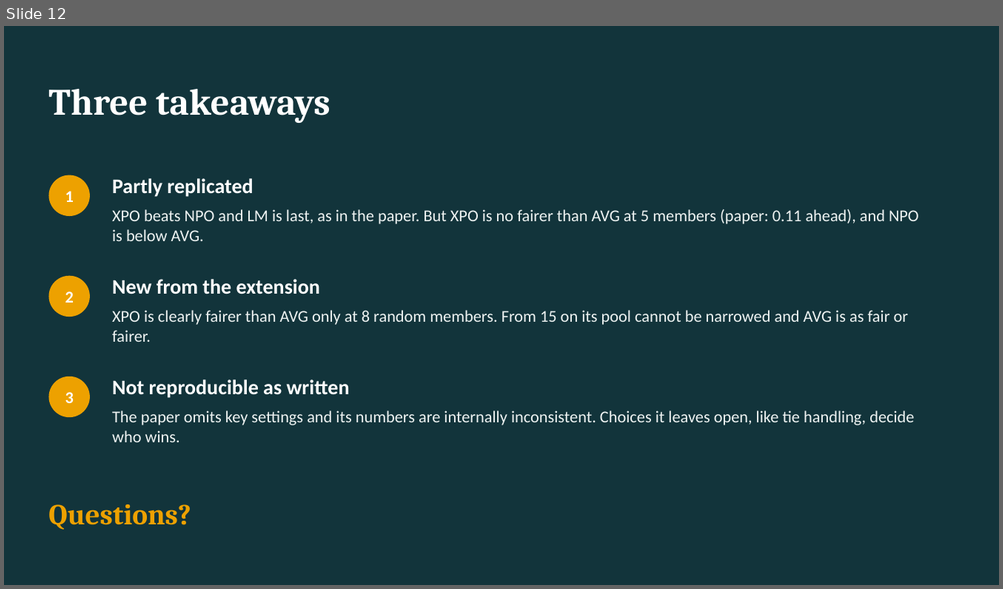
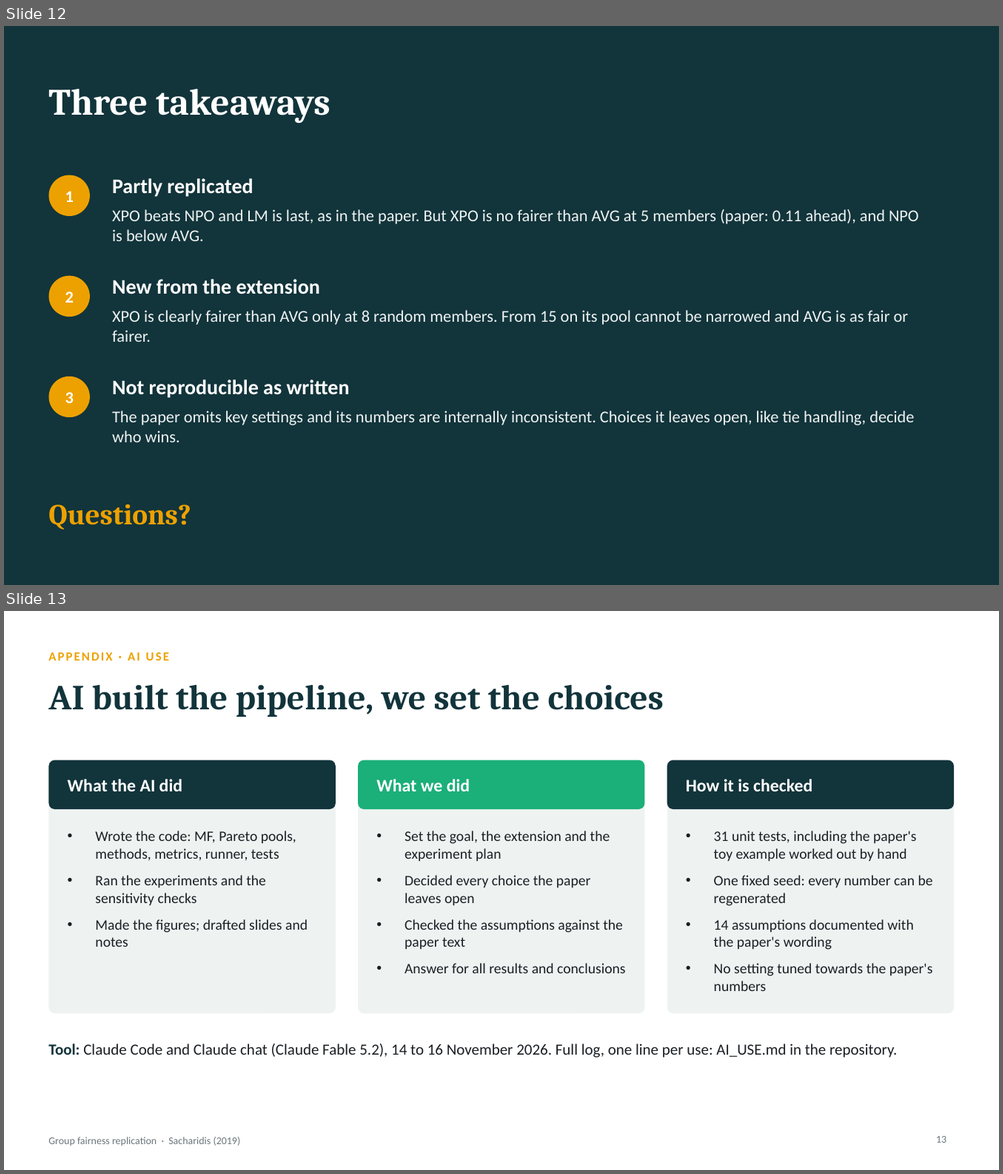
Before and after one commit to luwu5-bit/Applications-of-DataScience, a slide deck: presentation/group_fairness_presentation.pptx. Shown one above the other, each under a label of ours: slide 12 before the commit, slides 12 and 13 after it. The pictures are 1003x589 and 1003x1174 pixels, drawn with LibreOffice and Linux fonts; fonts in the diff are those of the drawing. Boxes give left, top, right and bottom in pixels: in the first picture for what was removed or moved away, otherwise in the second. Text is boxed around its words. In the diff, an @@ line names an element or a change of style, - is before the commit and + after.

```diff
--- a/presentation/group_fairness_presentation.pptx
+++ b/presentation/group_fairness_presentation.pptx
@@ slide 13 added at [4, 611, 999, 1170], background #FFFFFF @@
@@ text added at [48, 652, 169, 661], 12 pt, text #EDA100, bold @@
+APPENDIX · AI USE
@@ title added at [48, 685, 663, 717], 34 pt, text #12343B, bold @@
+AI built the pipeline, we set the choices
@@ rounded rectangle added at [48, 760, 336, 1014], fill #EEF3F2 @@
@@ rounded rectangle added at [48, 760, 336, 809], fill #12343B @@
@@ rounded rectangle added at [358, 760, 644, 1014], fill #EEF3F2 @@
@@ rounded rectangle added at [358, 760, 644, 809], fill #1BAF7A @@
@@ rounded rectangle added at [667, 760, 954, 1014], fill #EEF3F2 @@
@@ rounded rectangle added at [667, 760, 954, 809], fill #12343B @@
@@ text added at [68, 779, 182, 792], 17 pt, text #FFFFFF, bold @@
+What the AI did
@@ text added at [376, 779, 469, 792], 17 pt, text #FFFFFF, bold @@
+What we did
@@ text added at [686, 779, 812, 792], 17 pt, text #FFFFFF, bold @@
+How it is checked
@@ text added at [95, 831, 307, 947], 14 pt, text #1A1F24 @@
+• Wrote the code: MF, Pareto pools, methods, metrics, runner, tests
+• Ran the experiments and the sensitivity checks
+• Made the figures; drafted slides and notes
@@ text added at [404, 831, 625, 974], 14 pt, text #1A1F24 @@
+• Set the goal, the extension and the experiment plan
+• Decided every choice the paper leaves open
+• Checked the assumptions against the paper text
+• Answer for all results and conclusions
@@ text added at [714, 831, 933, 991], 14 pt, text #1A1F24 @@
+• 31 unit tests, including the paper's toy example worked out by hand
+• One fixed seed: every number can be regenerated
+• 14 assumptions documented with the paper's wording
+• No setting tuned towards the paper's numbers
@@ text added at [48, 1044, 896, 1058], 15 pt, text #1A1F24 @@
+Tool: Claude Code and Claude chat (Claude Fable 5.2), 14 to 16 November 2026. Full log, one line per use: AI_USE.md in the repository.
@@ text added at [48, 1137, 241, 1146], 10 pt, text #6B767B @@
+Group fairness replication · Sacharidis (2019)
@@ page number added at [936, 1136, 946, 1143], 10 pt, text #6B767B @@
+13
```
Also in this commit, not shown: 1 slide changed, 1 other file.
